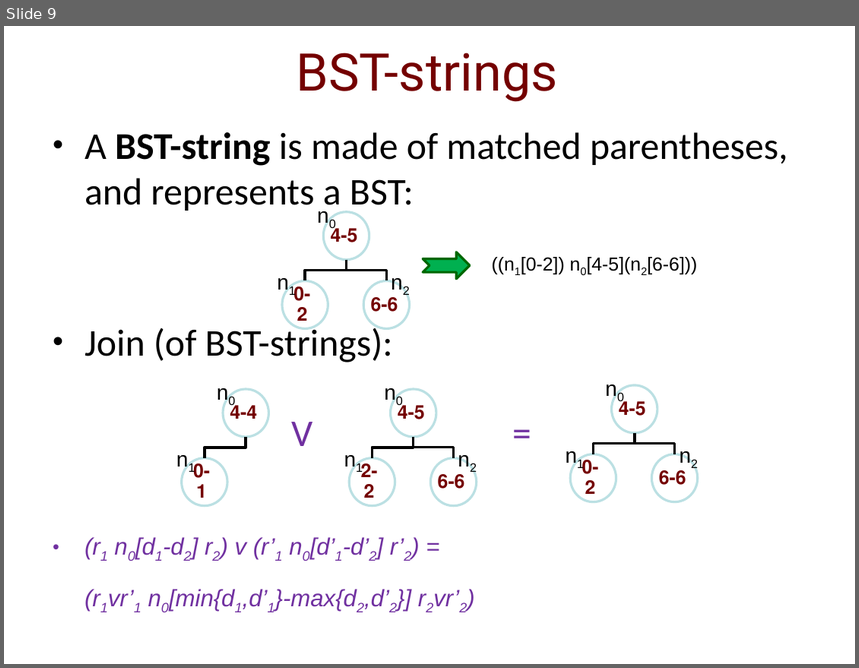
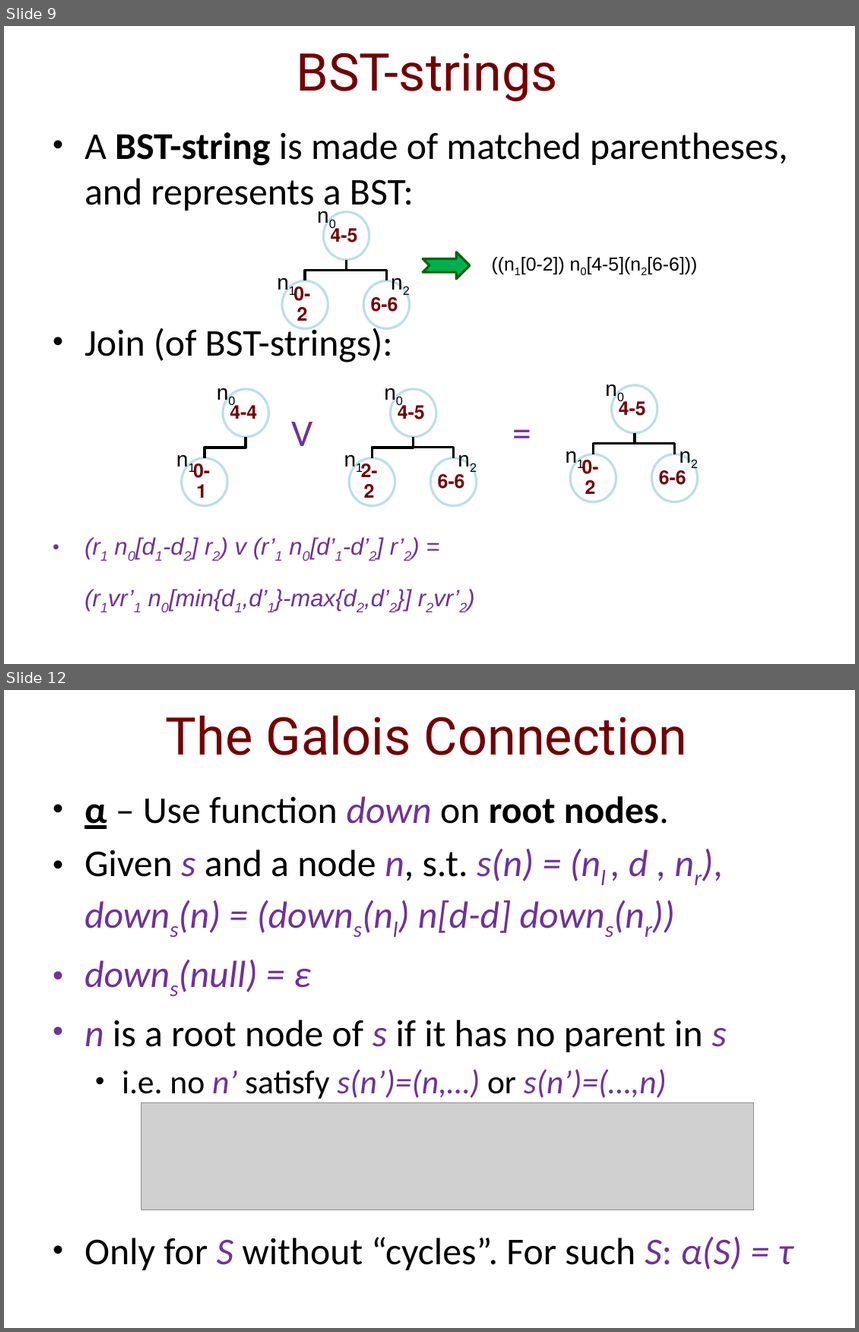
Before and after one commit to IdoBegun/PAAV_Project, a slide deck: Project Presentation.pptx. Shown one above the other, each under a label of ours: slide 9 before the commit, slides 9 and 12 after it; the slides between them are not shown. The pictures are 859x668 and 859x1332 pixels, drawn with LibreOffice and Linux fonts; fonts in the diff are those of the drawing; grey boxes stand for pictures; background and template pictures are left out. Boxes give left, top, right and bottom in pixels: in the first picture for what was removed or moved away, otherwise in the second. Text is boxed around its words. In the diff, an @@ line names an element or a change of style, - is before the commit and + after.

```diff
--- a/Project Presentation.pptx
+++ b/Project Presentation.pptx
@@ slide 12 added at [4,690,855,1328], background picture (left out) @@
@@ title added at [166,715,688,755], 44 pt, text #740000 @@
+The Galois Connection
@@ text added at [85,796,793,1271], 32 pt, text #000000 @@
+• α – Use function down on root nodes.
+• Given s and a node n, s.t. s(n) = (nl , d , nr),
+  downs(n) = (downs(nl) n[d-d] downs(nr))
+• downs(null) = ε
+• n is a root node of s if it has no parent in s
+  • i.e. no n’ satisfy s(n’)=(n,…) or s(n’)=(…,n)
+• Only for S without “cycles”. For such S: α(S) = τ
@@ picture added at [141,1103,754,1211] @@
```
Also in this commit, not shown: 5 slides changed, 6 other slides added.
